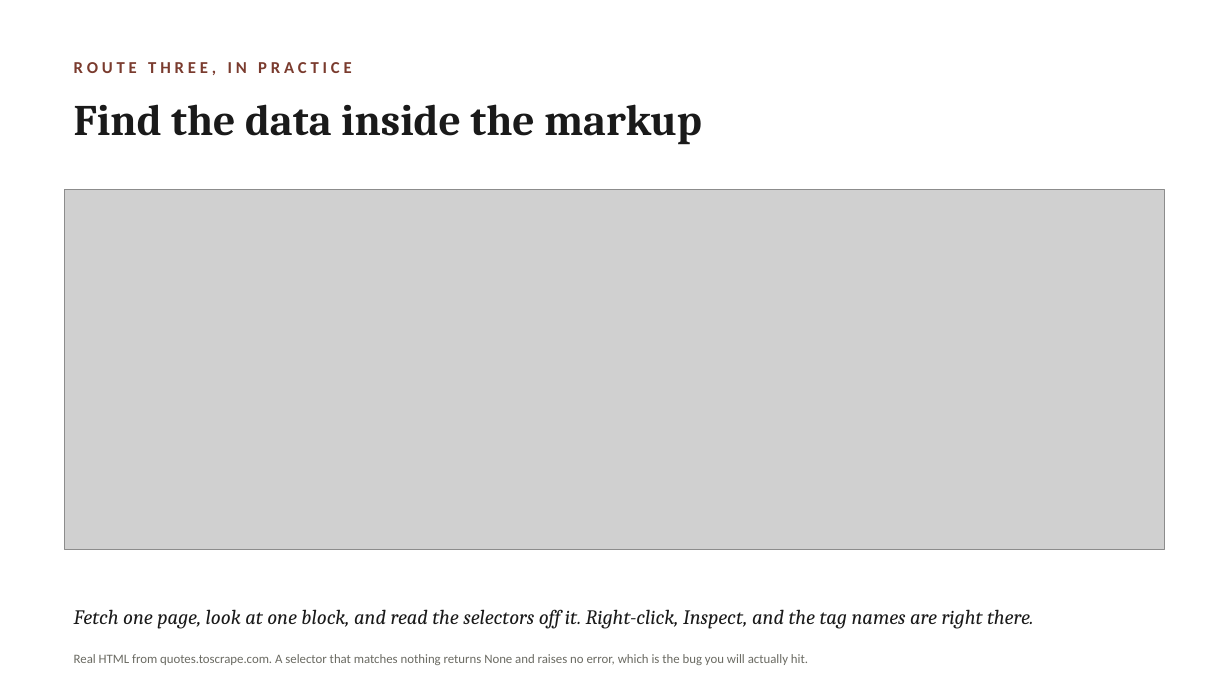
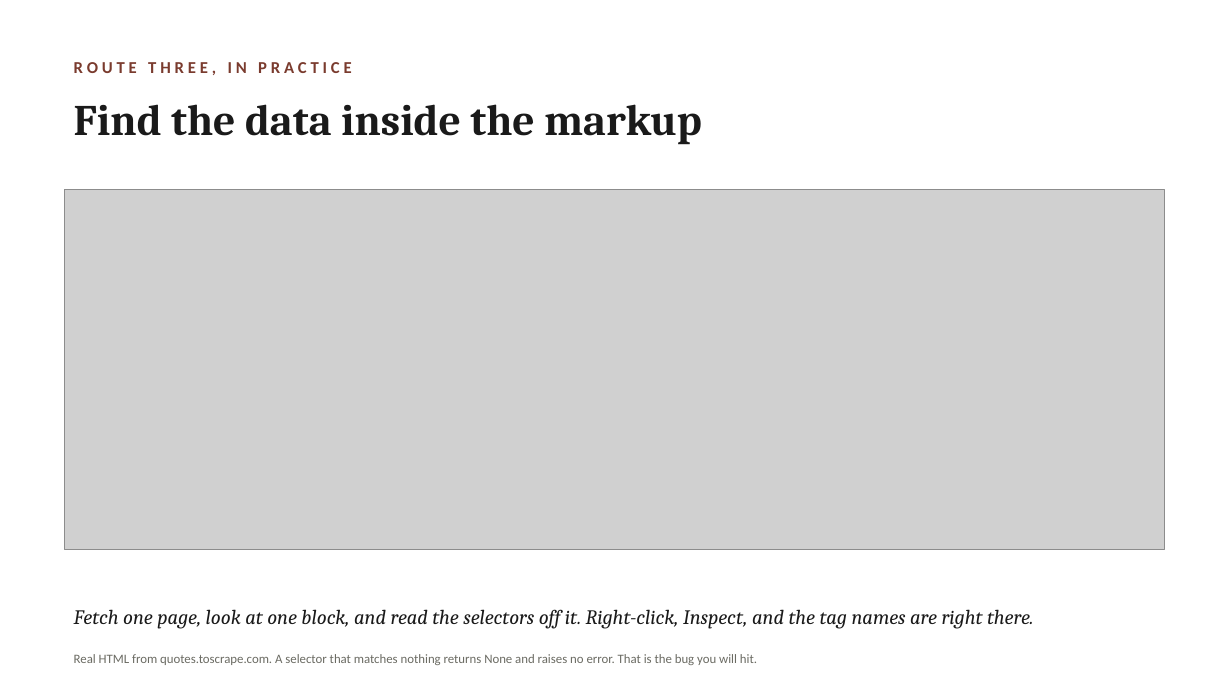
Before and after one commit to lucianli123/culture-as-data-2026, a slide deck: slide 30 of slides/week-04-lecture-draft.pptx. Drawn at 1232x693 pixels with LibreOffice and Linux fonts; fonts in the diff are those of the drawing; grey boxes stand for pictures. Boxes give left, top, right and bottom in pixels: in the first picture for what was removed or moved away, otherwise in the second. Text is boxed around its words. In the diff, an @@ line names an element or a change of style, - is before the commit and + after.

```diff
--- a/slides/week-04-lecture-draft.pptx
+++ b/slides/week-04-lecture-draft.pptx
@@ text at <box>74,654,757,665</box>: text changed @@
-Real HTML from quotes.toscrape.com. A selector that matches nothing returns None and raises no error, which is the bug you will actually hit.
+Real HTML from quotes.toscrape.com. A selector that matches nothing returns None and raises no error. That is the bug you will hit.
```
Also in this commit, not shown: 9 other slides changed, 2 other files.
